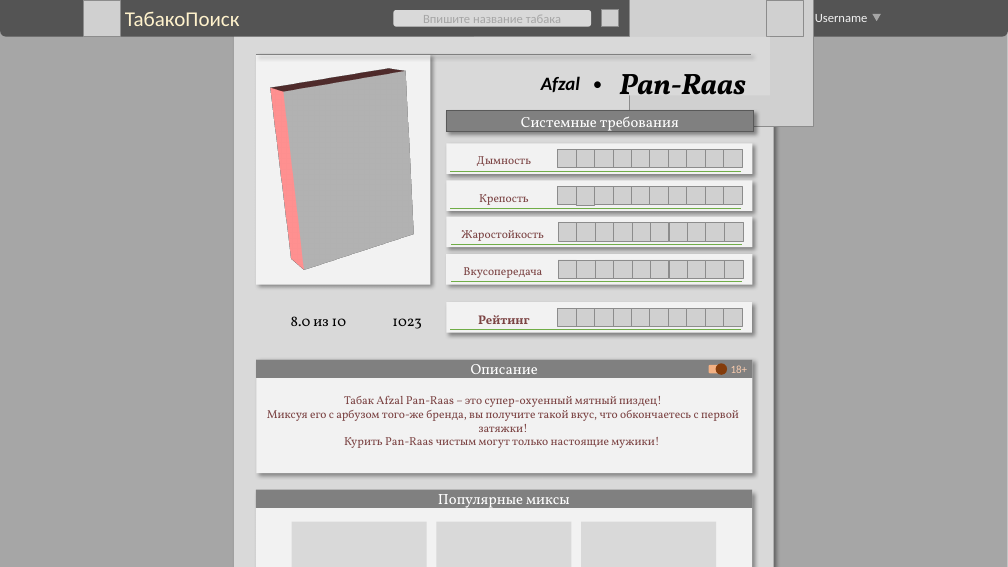
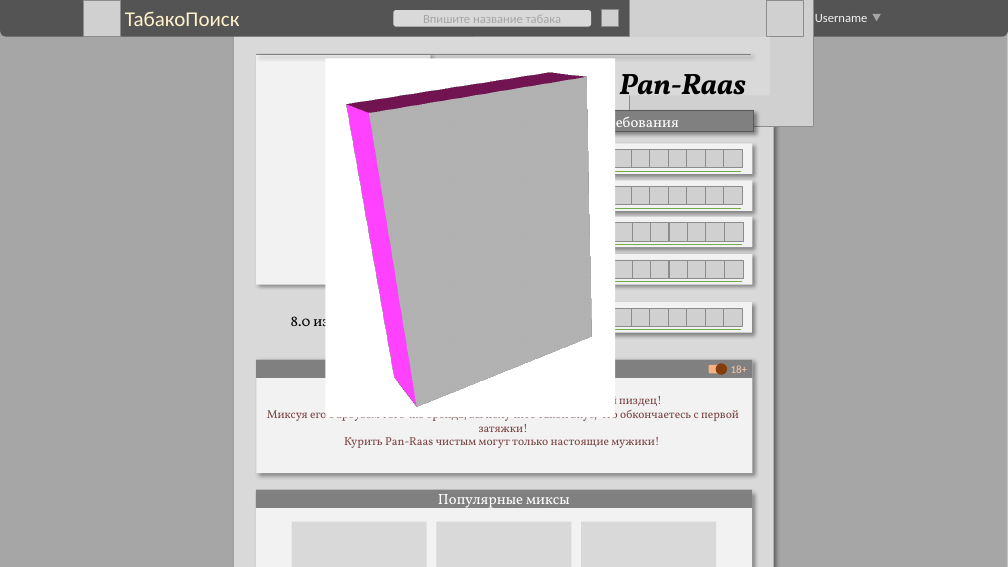
Before and after one commit to denis-koptev/TobaccoFeed, a slide deck: slide 1 of design/ppt/design_tobacco_page.pptx. Drawn at 1008x567 pixels with LibreOffice and Linux fonts; fonts in the diff are those of the drawing; grey boxes stand for pictures; background and template pictures are left out. Boxes give left, top, right and bottom in pixels: in the first picture for what was removed or moved away, otherwise in the second. Text is boxed around its words. In the diff, an @@ line names an element or a change of style, - is before the commit and + after.

```diff
--- a/design/ppt/design_tobacco_page.pptx
+++ b/design/ppt/design_tobacco_page.pptx
@@ rectangle added at (326,58,616,417), fill #FFFFFF @@
@@ picture removed at (288,80,422,259) @@
@@ picture added at (389,95,613,393) @@
@@ text removed at (477,156,532,166) @@
-Дымность
@@ picture removed at (558,150,576,168) @@
@@ picture removed at (576,150,594,168) @@
@@ picture removed at (594,150,613,168) @@
@@ text removed at (479,194,529,205) @@
-Крепость
@@ picture removed at (558,187,576,205) @@
@@ picture removed at (576,187,594,205) @@
@@ picture removed at (594,187,613,205) @@
@@ text removed at (461,230,544,245) @@
-Жаростойкость
@@ picture removed at (558,222,576,240) @@
@@ picture removed at (577,222,595,240) @@
@@ picture removed at (595,222,613,240) @@
@@ text removed at (463,267,542,278) @@
-Вкусопередача
@@ picture removed at (558,260,576,278) @@
@@ picture removed at (577,260,595,278) @@
@@ picture removed at (595,260,613,278) @@
@@ text removed at (392,318,422,329) @@
-1023
@@ text removed at (478,315,530,330) @@
-Рейтинг
@@ picture removed at (558,308,576,326) @@
@@ picture removed at (576,308,594,326) @@
@@ picture removed at (594,308,613,326) @@
```
Also in this commit, not shown: 12 other files.
